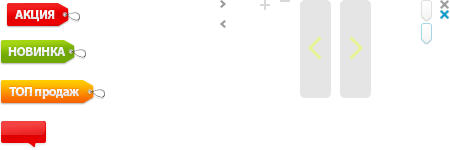
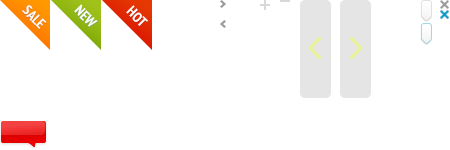
Before/after of a 450px x 150px layered artwork. What changed in the layer stack:
removed layer "Layer 12" over [0, 80, 105, 105]
removed layer "Новинка copy" over [0, 40, 86, 65]
removed layer "Акция copy" over [6, 3, 80, 28]
added layer "HOT copy" above "NEW" over [102, 0, 152, 50]
added layer "NEW" above "SALE" over [51, 0, 101, 50]
added layer "SALE" above "-10% copy" over [0, 0, 50, 50]
